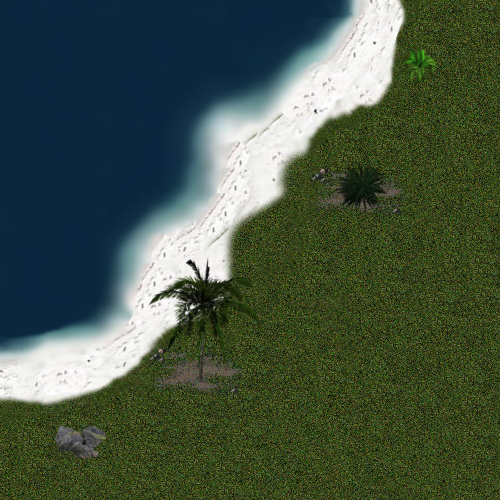
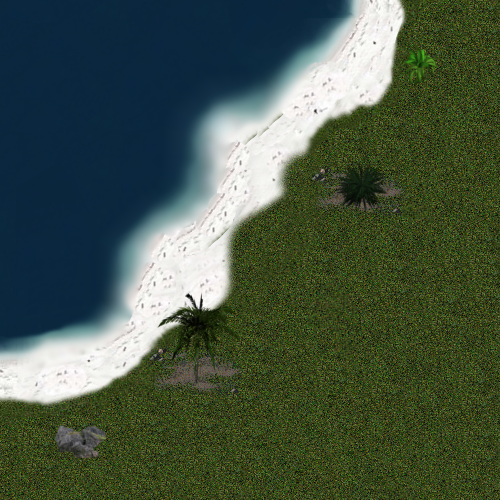
Layer changes from the first 500 x 500 image to the second:
painted on "Clipboard#1" over [148, 256, 260, 384]
